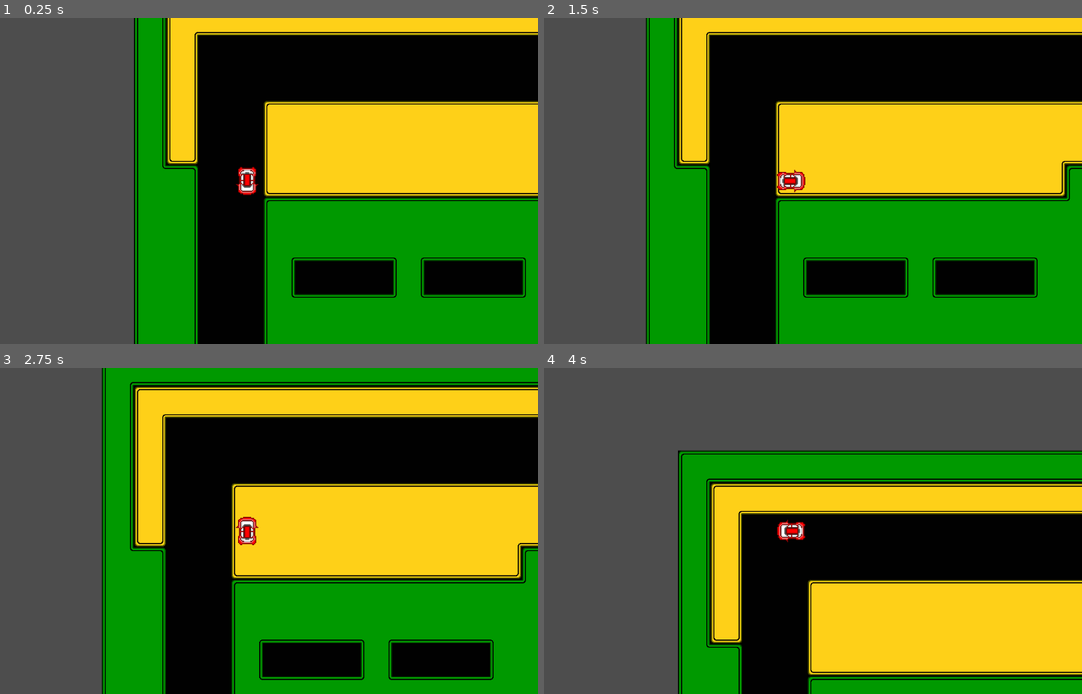
Above: before the commit, frames 1-4 (two rows, left to right).
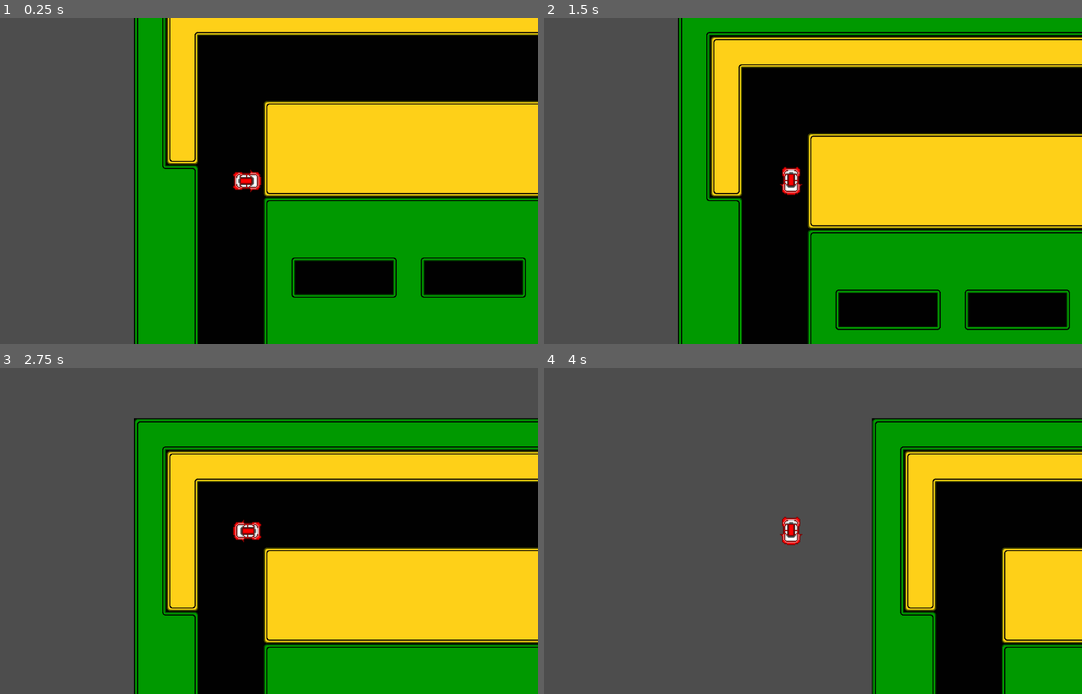
Above: after the commit, the same moments.

Repository: mperez68/wild-jam-88
Game: Godot game, scene res://main_scenes/abstract/game.tscn
Same seed, same stepped clock (60 frames per second), same inputs: the game is played once before the commit and once after it.
Inputs (mouse positions are in pixels of both pictures, inside the frame that each line leads up to):
- Up to frame 1 (0.25 s): no input
- Up to frame 2 (1.5 s): tap Enter (ui_accept) at 0.5, 1.35 s; move the mouse to (920, 164) at 0.52 s; hold Right (ui_right) 0.53-1.28 s; hold Enter (ui_accept) 0.53-1.28 s; move the mouse to (673, 197) at 1.27 s; hold Down (ui_down) from 1.28 s (still down)
- Up to frame 3 (2.75 s): tap Enter (ui_accept) at 1.52, 1.82 s; move the mouse to (306, 459) at 2.02 s; release Down (ui_down) at 2.03 s; hold Right (ui_right) from 2.03 s (still down); hold Enter (ui_accept) from 2.03 s (still down)
- Up to frame 4 (4 s): move the mouse to (764, 596) at 2.77 s; release Right (ui_right) at 2.78 s; release Enter (ui_accept) at 2.78 s; hold Up (ui_up) 2.78-3.53 s; tap Enter (ui_accept) at 2.85, 3.02, 3.32 s; move the mouse to (963, 579) at 3.52 s; hold Left (ui_left) from 3.53 s (still down); hold Enter (ui_accept) from 3.53 s (still down)

The runs differ from the first frame. In frame 1, 0.3% of the frame differs, in the area x 43-49%, y 45-55%; in frame 2, 48%; in frame 3, 65%, in the area x 18-100%, y 0-100%; in frame 4, 50%.

Commit message:
friciton, sliding

Diff:
--- a/game_objects/scripts/car.gd
+++ b/game_objects/scripts/car.gd
@@ -4,8 +4,9 @@
 @export var action_limit: int = 2
 @export var acceleration_rate: int = 2
 @export var deceleration_rate: int = 1
+@export var friction: int = 2
 
-var speed: int = 0
+var speed: Vector3i = Vector3i.ZERO
 var actions: int = 2
 
 # ENGINE
@@ -24,11 +25,11 @@
 
 # PUBLIC
 func accelerate(value: int, cost: int = 1):
-	speed += value
+	speed += get_facing_vector_3d() * value
 	do_action(cost)
 
 func decelerate(value: int, cost: int = 1):
-	speed -= value
+	speed -= get_facing_vector_3d() * value
 	do_action(cost)
 
 func turn(right: bool, cost: int = 1):
@@ -44,8 +45,17 @@
 		end_actions()
 
 func end_actions():
-	print("%s -> %s" % [Facing.keys()[facing], get_facing_vector_3d()])
-	grid_3d_position += speed * get_facing_vector_3d()
+	if [Facing.UP, Facing.DOWN].has(facing):	# Vertical
+		if speed.x < 0:
+			speed.x = min(0, speed.x + friction)
+		elif speed.x > 0:
+			speed.x = max(0, speed.x - friction)
+	else:										# Horizontal
+		if speed.y < 0:
+			speed.y = min(0, speed.y + friction)
+		elif speed.y > 0:
+			speed.y = max(0, speed.y - friction)
+	grid_3d_position += speed
 	actions = action_limit
 
 
--- a/game_objects/scripts/grid_node_2d.gd
+++ b/game_objects/scripts/grid_node_2d.gd
@@ -7,7 +7,6 @@
 	set(value):
 		var new_pos = Vector2(value.x, value.y) * MyUtil.GRID_SIZE + (MyUtil.GRID_SIZE / 2)
 		if position != new_pos:
-			facing = find_facing(position, new_pos)
 			position = new_pos
 		grid_3d_position = value
 		z_index = value.z
@@ -28,12 +27,12 @@
 
 
 # PUBLIC
-func get_facing_vector_3d() -> Vector3i:
-	var vector_2d: Vector2i = get_facing_vector_2d()
+func get_facing_vector_3d(face: Facing = facing) -> Vector3i:
+	var vector_2d: Vector2i = get_facing_vector_2d(face)
 	return Vector3i(vector_2d.x, vector_2d.y, 0)
 
-func get_facing_vector_2d() -> Vector2i:
-	match facing:
+func get_facing_vector_2d(face: Facing = facing) -> Vector2i:
+	match face:
 		Facing.RIGHT:
 			return Vector2i.RIGHT
 		Facing.LEFT:
--- a/main_scenes/abstract/game.tscn
+++ b/main_scenes/abstract/game.tscn
@@ -713,4 +713,5 @@
 
 [node name="Car" parent="." instance=ExtResource("3_gehsp")]
 position = Vector2(224, 416)
+friction = null
 grid_3d_position = Vector3i(3, 6, 0)
